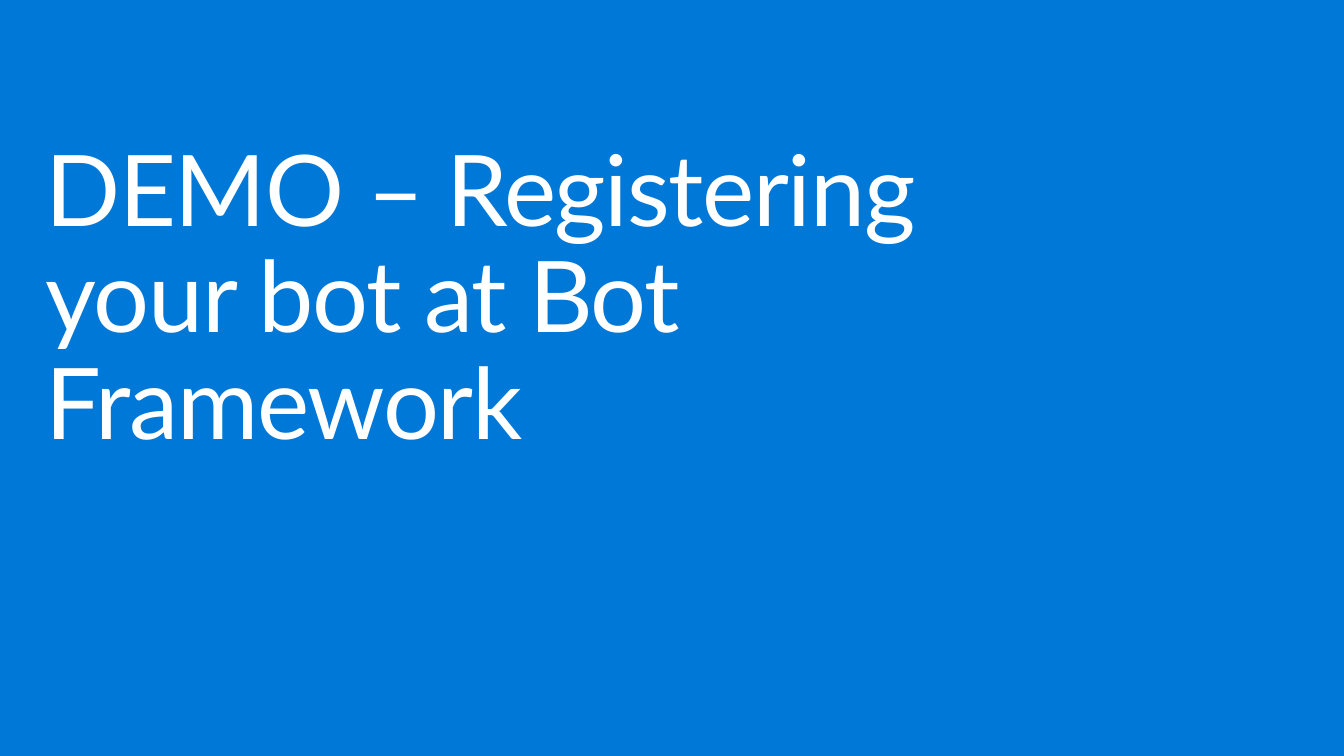
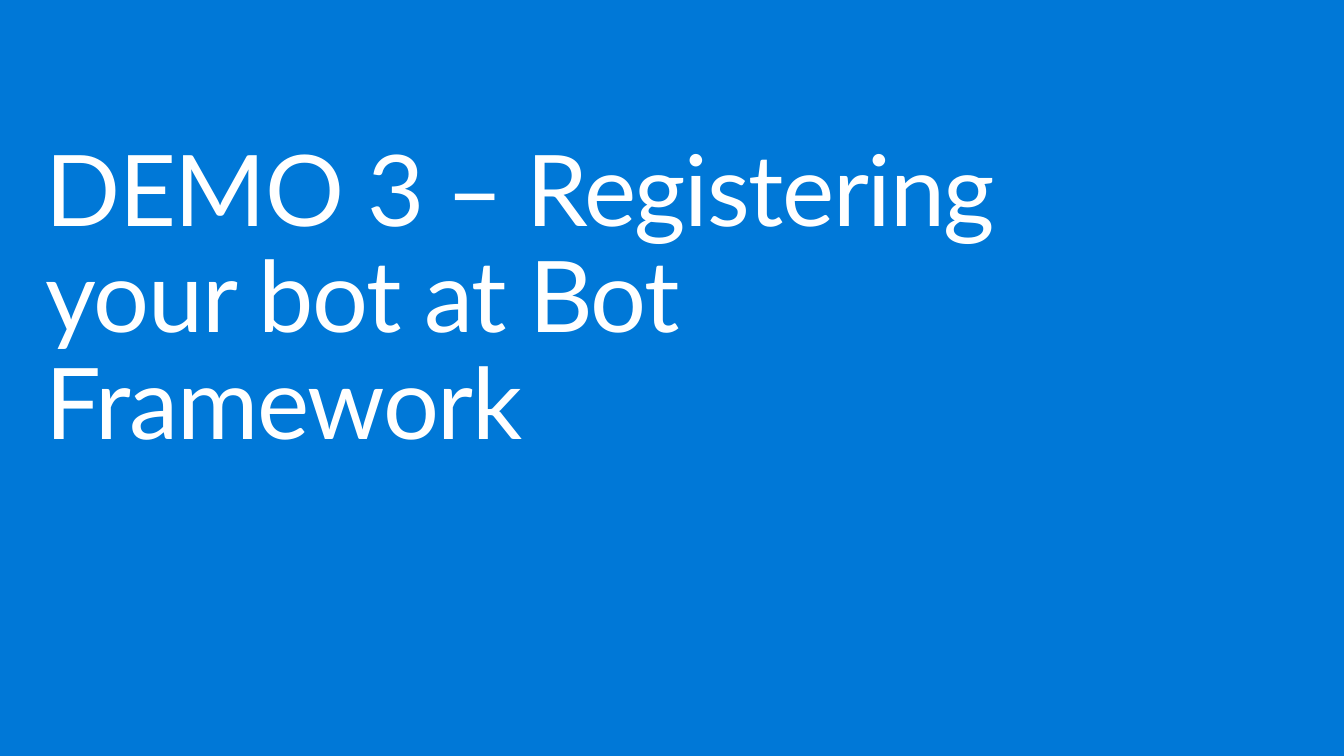
Before and after one commit to lcarli/BotsHOL, a slide deck: slide 15 of Creating you first bot.pptx. Drawn at 1344x756 pixels with LibreOffice and Linux fonts; fonts in the diff are those of the drawing; background and template pictures are left out. Boxes give left, top, right and bottom in pixels: in the first picture for what was removed or moved away, otherwise in the second. Text is boxed around its words. In the diff, an @@ line names an element or a change of style, - is before the commit and + after.

```diff
--- a/Creating you first bot.pptx
+++ b/Creating you first bot.pptx
@@ title at [45,154,995,440]: text changed @@
-DEMO – Registering your bot at Bot Framework
+DEMO 3 – Registering your bot at Bot Framework
```
Also in this commit, not shown: 1 slide added, 2 other files.
